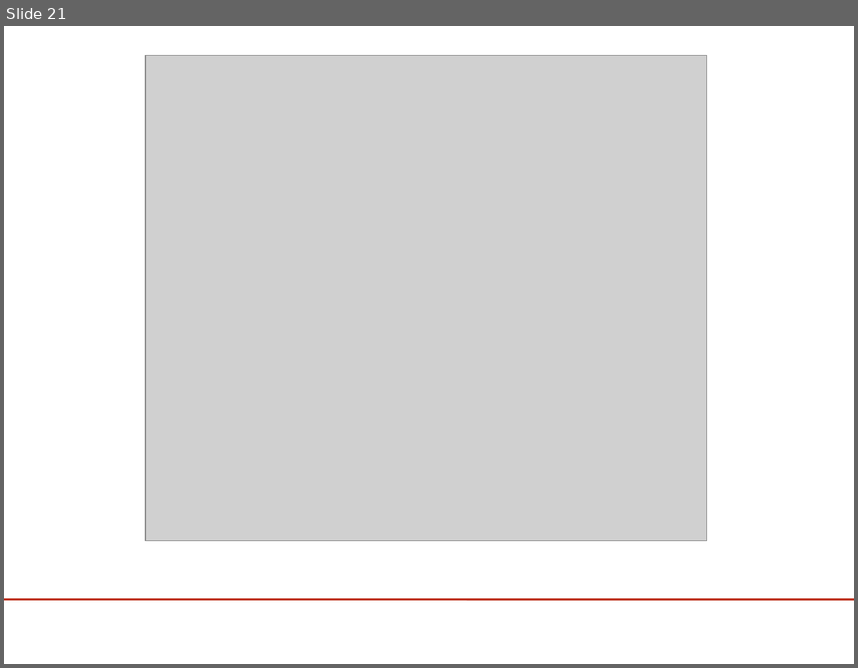
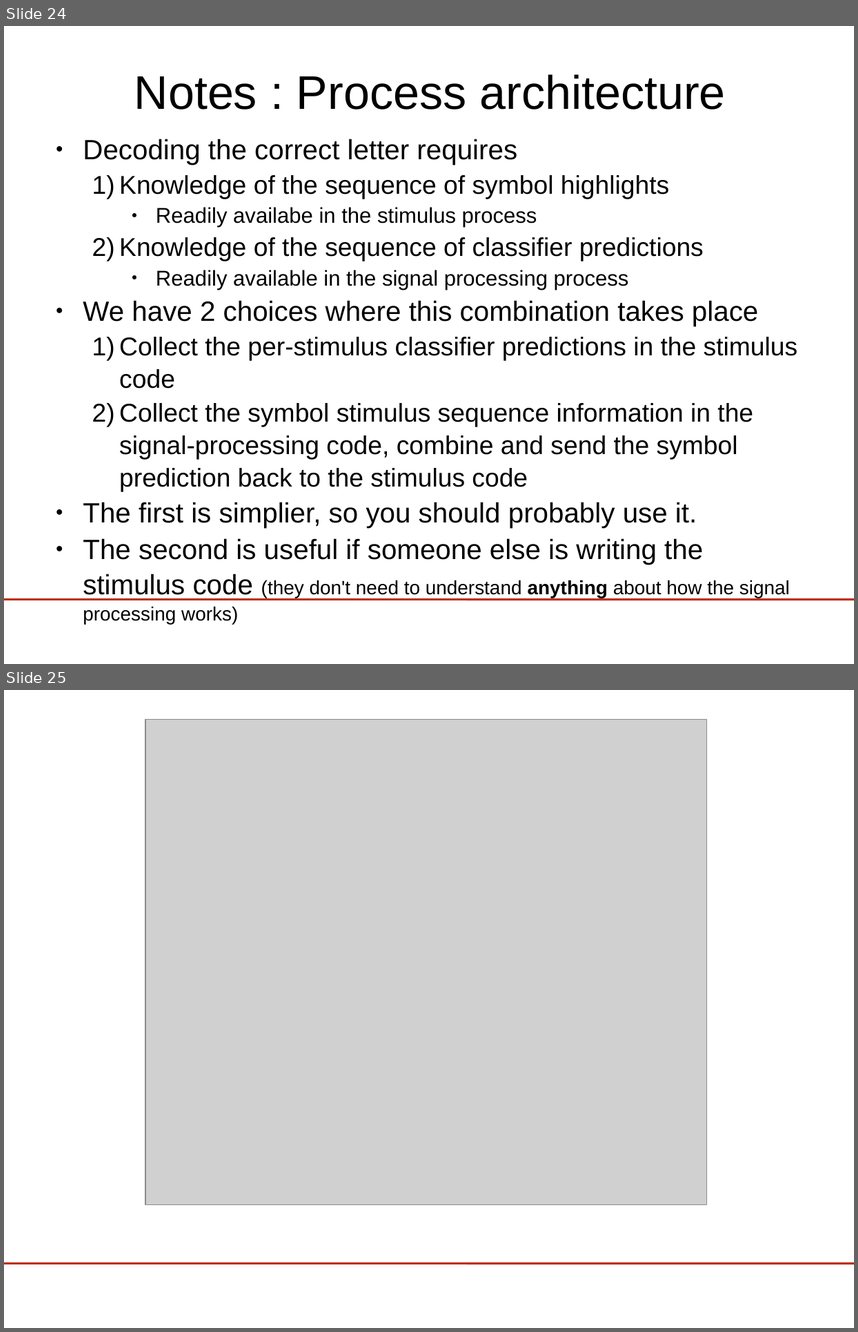
Before and after one commit to jadref/buffer_bci, a slide deck: tutorial/lect5-visspell/visualSpeller.odp. Shown one above the other, each under a label of ours: slide 21 before the commit, slides 24 and 25 after it. The pictures are 858x668 and 858x1332 pixels, drawn with LibreOffice and Linux fonts; fonts in the diff are those of the drawing; grey boxes stand for pictures; background and template pictures are left out. Boxes give left, top, right and bottom in pixels: in the first picture for what was removed or moved away, otherwise in the second. Text is boxed around its words. In the diff, an @@ line names an element or a change of style, - is before the commit and + after.

```diff
--- a/tutorial/lect5-visspell/visualSpeller.odp
+++ b/tutorial/lect5-visspell/visualSpeller.odp
@@ slide 24 added at [4, 26, 854, 664], background #FFFFFF; not listed: 1 template element that a slide beside it also shows @@
@@ title added at [134, 74, 726, 109], 44 pt, text #000000 @@
+Notes : Process architecture
@@ text added at [83, 138, 798, 624], 24 pt, text #000000 @@
+● Decoding the correct letter requires
+  1) Knowledge of the sequence of symbol highlights
+    ● Readily availabe in the stimulus process
+  2) Knowledge of the sequence of classifier predictions
+    ● Readily available in the signal processing process
+● We have 2 choices where this combination takes place
+  1) Collect the per-stimulus classifier predictions in the stimulus code
+  2) Collect the symbol stimulus sequence information in the signal-processing code, combine and send the symbol prediction back to the stimulus code
+● The first is simplier, so you should probably use it.
+● The second is useful if someone else is writing the stimulus code (they don't need to understand anything about how the signal processing works)
@@ what was slide 21 is now slide 25 @@
```
Also in this commit, not shown: 5 slides changed, 4 other slides added, 1 slide removed, 1 other file.
